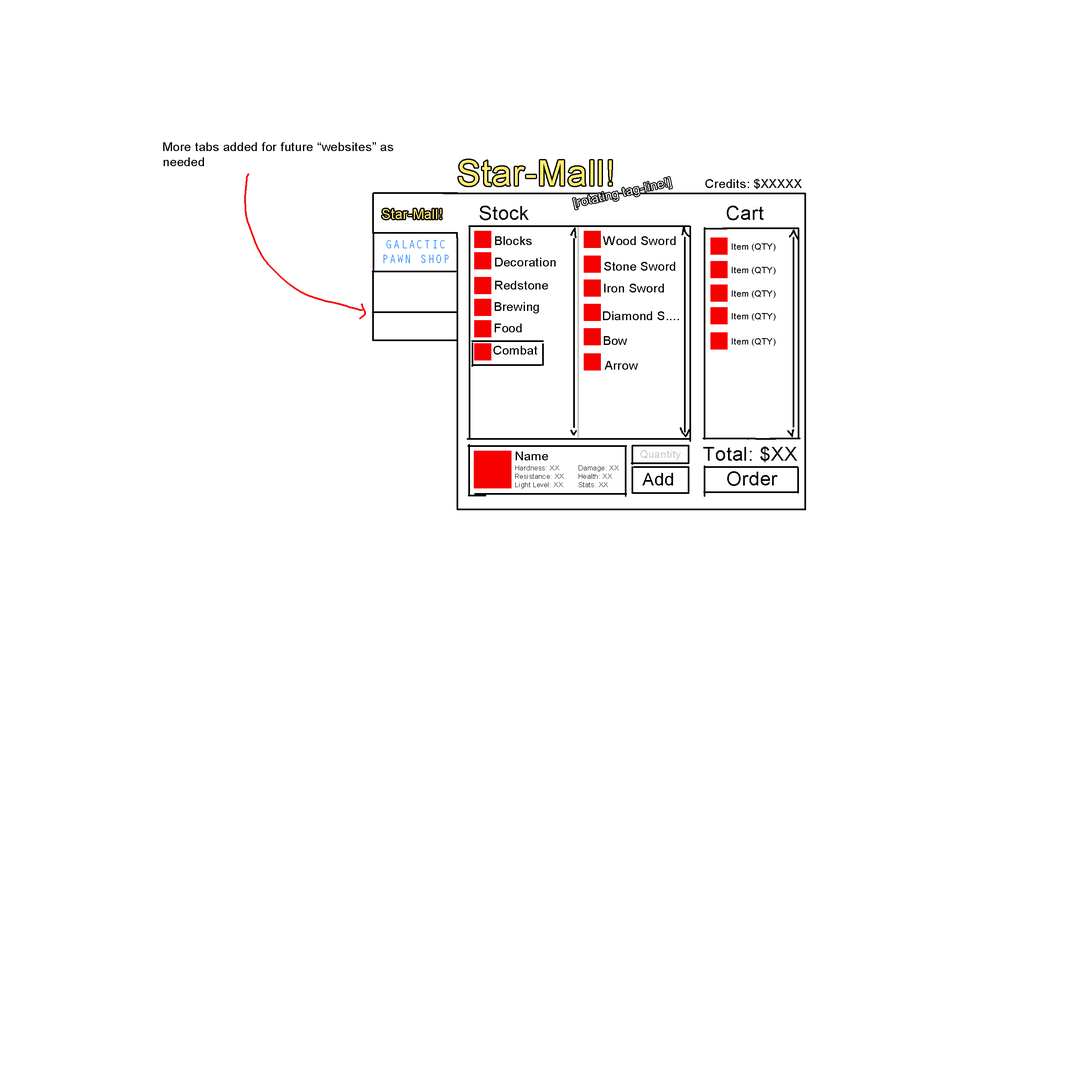
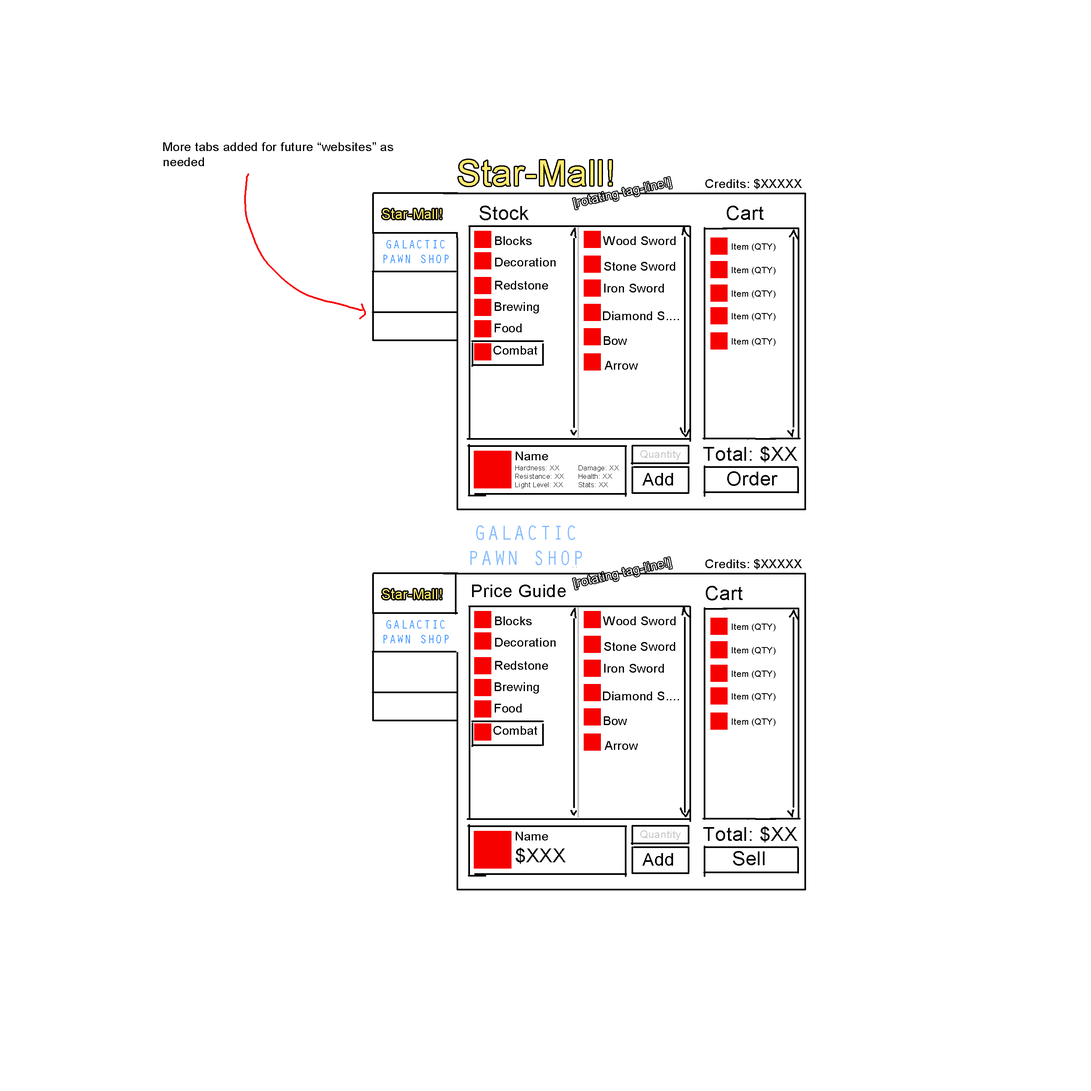
Two versions of the same layered image (1091 × 1091). Layer-by-layer changes:
moved "GALACTIC PAWN SHOP" above "$XXX", painted on it over (470, 525, 583, 566)
removed layer "Layer 0" from group "StarMall" over (371, 525, 807, 877)
added layer "$XXX" in group "StarMall" over (515, 848, 566, 865)
added layer "Price Guide" in group "StarMall" over (472, 584, 566, 598)
renamed "Layer 6" to "Credits: $XXXXX copy", painted on it over (371, 525, 807, 891)
